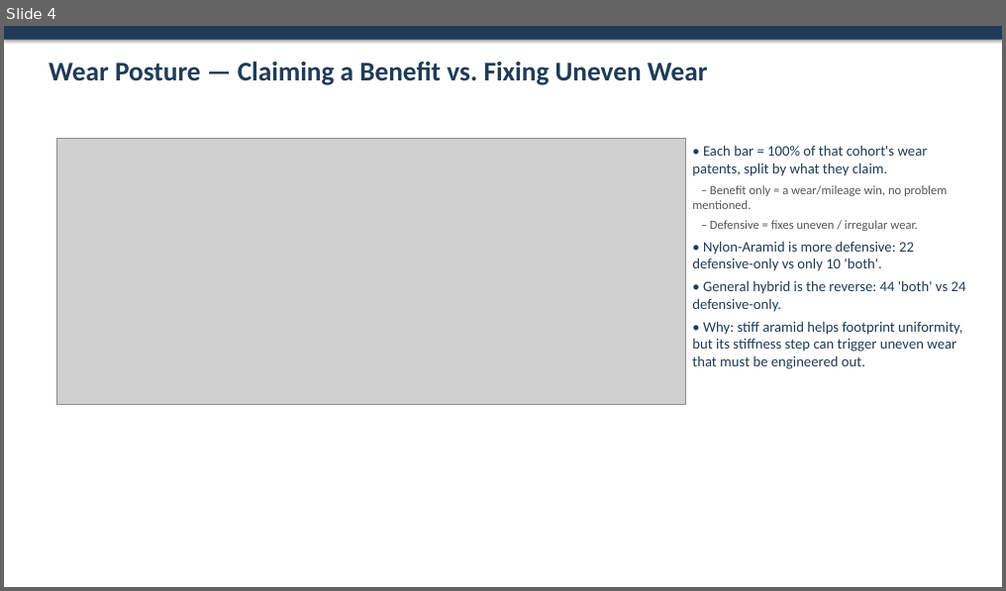
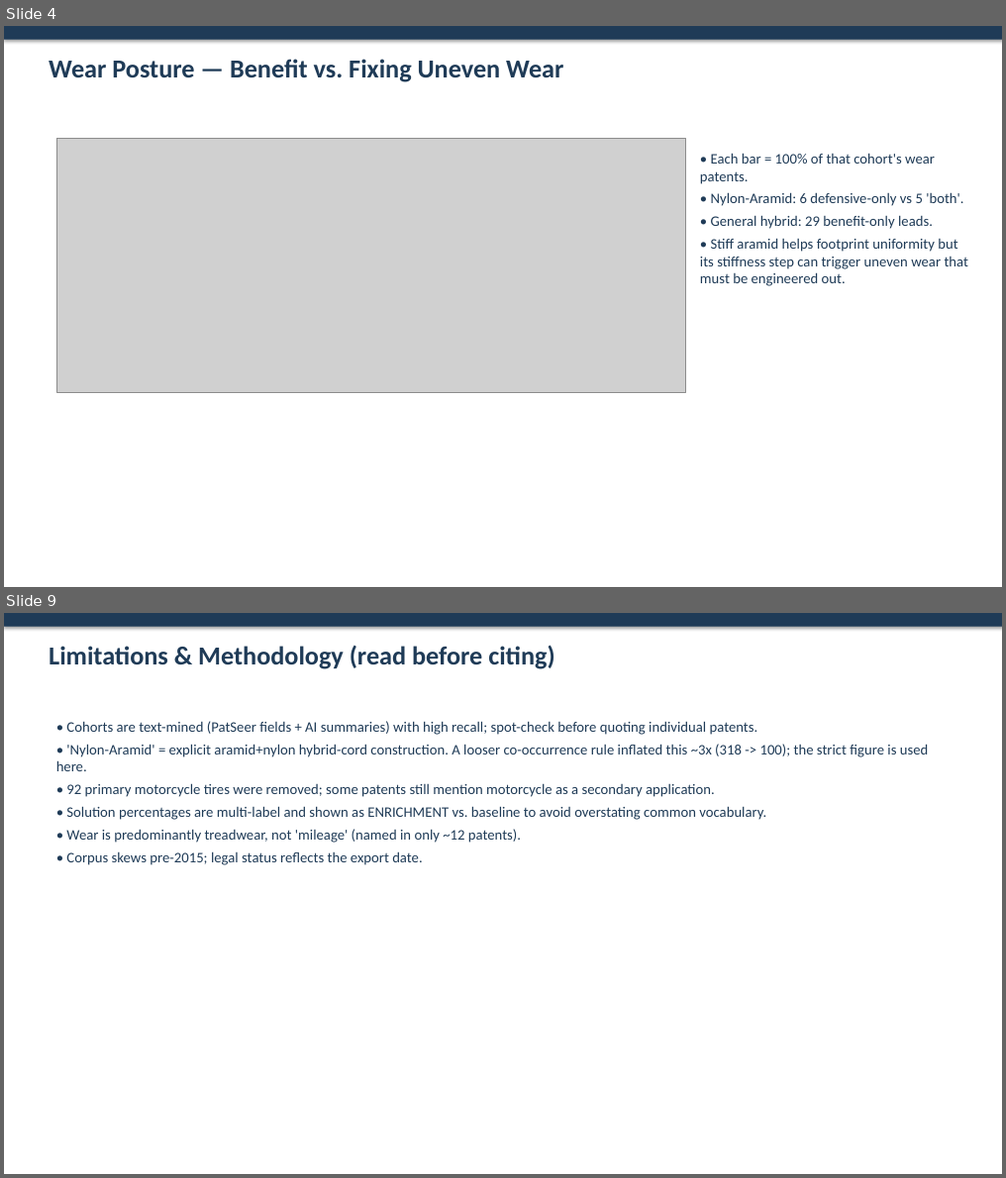
Before and after one commit to sreeharshahr09-gif/Sri, a slide deck: reports/Hybrid_Cord_Wear_Analysis.pptx. Shown one above the other, each under a label of ours: slide 4 before the commit, slides 4 and 9 after it; the slides between them are not shown. The pictures are 1006x591 and 1006x1178 pixels, drawn with LibreOffice and Linux fonts; fonts in the diff are those of the drawing; grey boxes stand for pictures. Boxes give left, top, right and bottom in pixels: in the first picture for what was removed or moved away, otherwise in the second. Text is boxed around its words. In the diff, an @@ line names an element or a change of style, - is before the commit and + after.

```diff
--- a/reports/Hybrid_Cord_Wear_Analysis.pptx
+++ b/reports/Hybrid_Cord_Wear_Analysis.pptx
@@ slide 9 added at bbox=[4, 613, 1002, 1174], background #FFFFFF @@
@@ rectangle added at bbox=[4, 613, 1002, 627], fill #1F3B57 @@
@@ text added at bbox=[49, 645, 554, 669], 25 pt, text #1F3B57, bold @@
+Limitations & Methodology (read before citing)
@@ text added at bbox=[56, 721, 929, 865], 14 pt, text #1F3B57 @@
+• Cohorts are text-mined (PatSeer fields + AI summaries) with high recall; spot-check before quoting individual patents.
+• 'Nylon-Aramid' = explicit aramid+nylon hybrid-cord construction. A looser co-occurrence rule inflated this ~3x (318 -> 100); the strict figure is used here.
+• 92 primary motorcycle tires were removed; some patents still mention motorcycle as a secondary application.
+• Solution percentages are multi-label and shown as ENRICHMENT vs. baseline to avoid overstating common vocabulary.
+• Wear is predominantly treadwear, not 'mileage' (named in only ~12 patents).
+• Corpus skews pre-2015; legal status reflects the export date.
@@ slide 4 changed as well @@
@@ text at bbox=[49, 59, 563, 82]: text changed; size 26 to 25 pt @@
-Wear Posture — Claiming a Benefit vs. Fixing Uneven Wear
+Wear Posture — Benefit vs. Fixing Uneven Wear
@@ picture: place and size @@
-picture at bbox=[56, 138, 685, 405]
+picture at bbox=[56, 138, 685, 392]
@@ text at bbox=[700, 153, 968, 286]: text changed @@
-• Each bar = 100% of that cohort's wear patents, split by what they claim.
-– Benefit only = a wear/mileage win, no problem mentioned.
-– Defensive = fixes uneven / irregular wear.
-• Nylon-Aramid is more defensive: 22 defensive-only vs only 10 'both'.
-• General hybrid is the reverse: 44 'both' vs 24 defensive-only.
-• Why: stiff aramid helps footprint uniformity, but its stiffness step can trigger uneven wear that must be engineered out.
+• Each bar = 100% of that cohort's wear patents.
+• Nylon-Aramid: 6 defensive-only vs 5 'both'.
+• General hybrid: 29 benefit-only leads.
+• Stiff aramid helps footprint uniformity but its stiffness step can trigger uneven wear that must be engineered out.
```
Also in this commit, not shown: 6 other slides changed, 2 other slides added, 4 slides removed, 14 other files.
